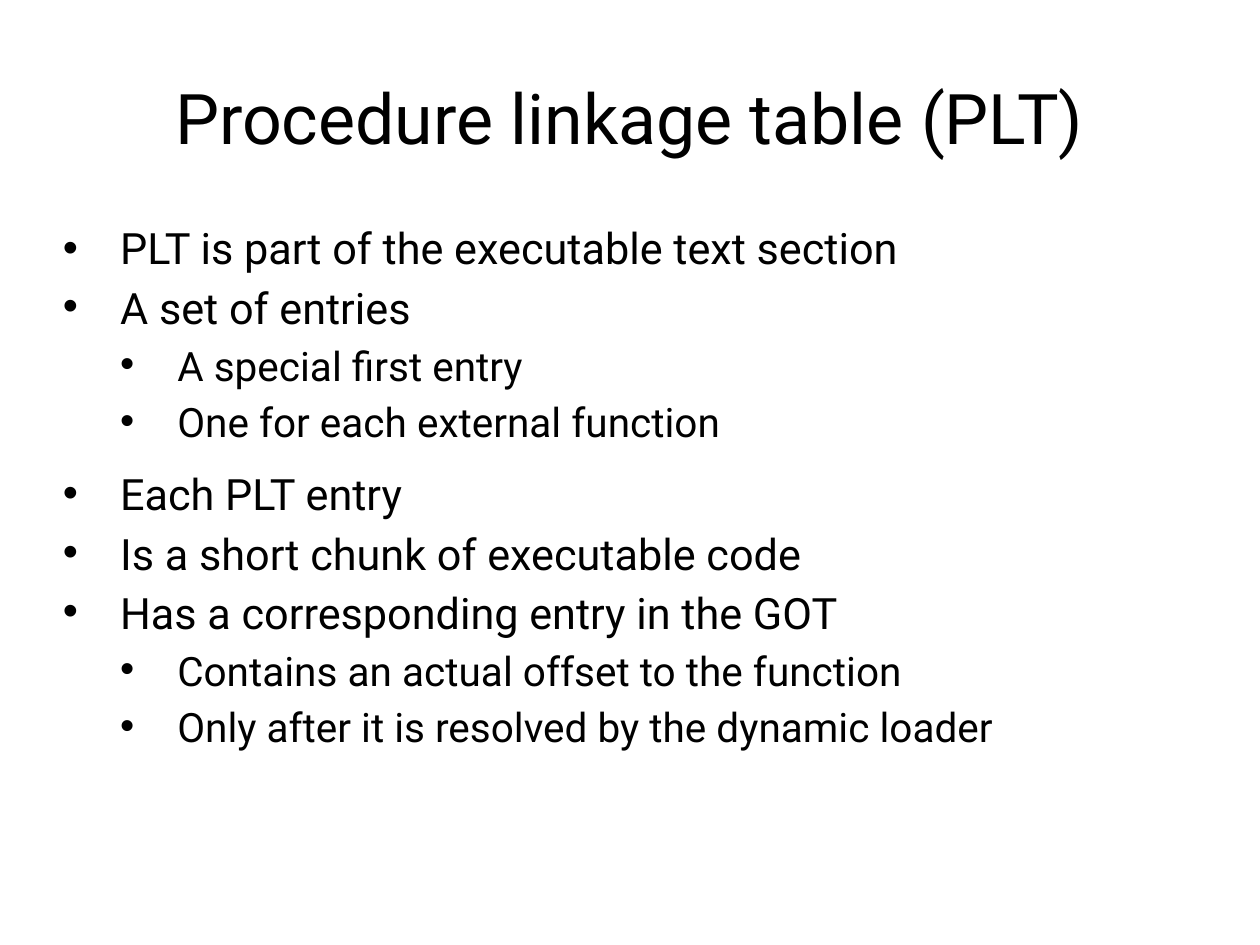
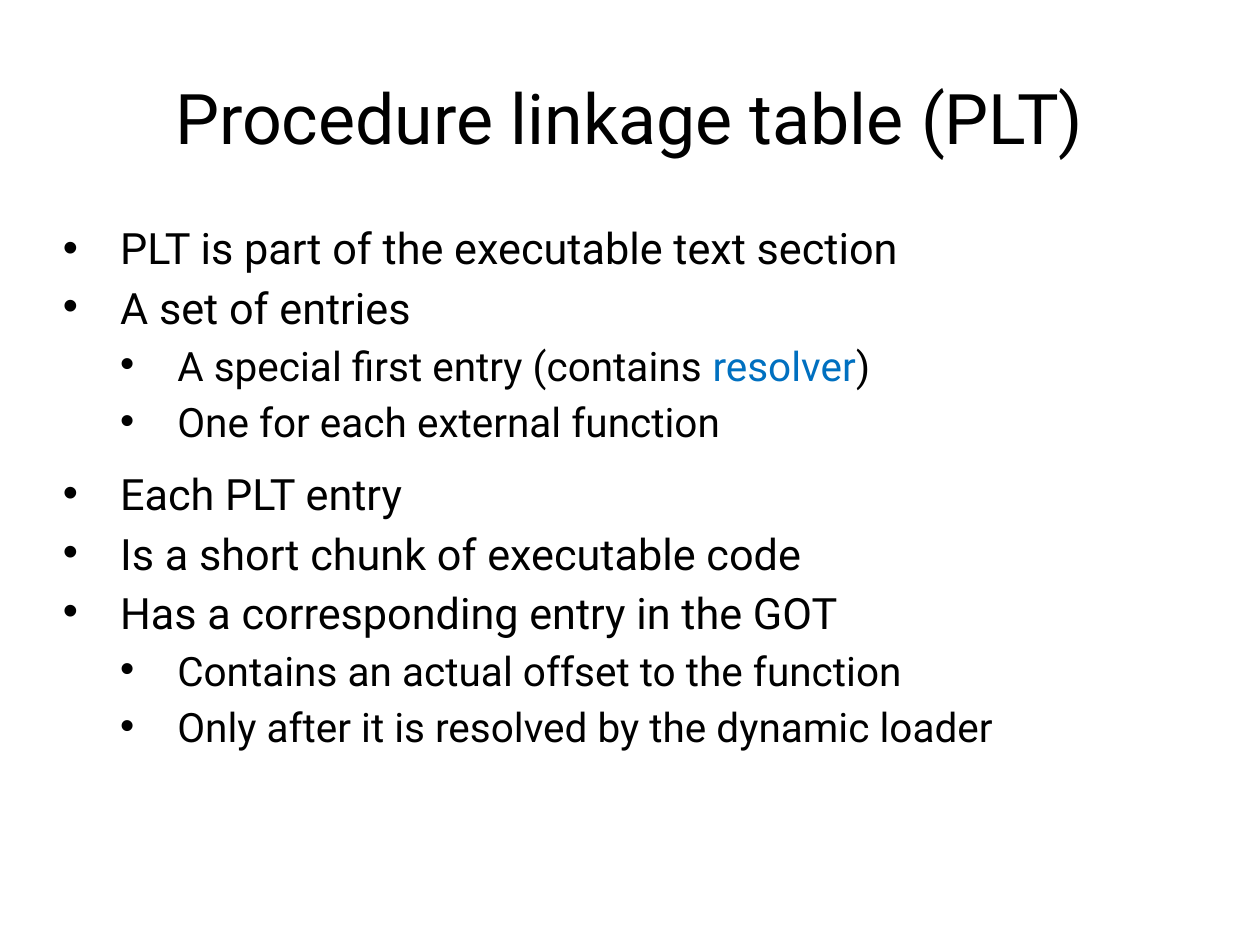
Before and after one commit to mars-research/cs5460, a slide deck: slide 162 of static/lectures/lecture05-linking-and-loading/lecture05-linking-and-loading.pptx (slide 132 before the commit). Drawn at 1260x945 pixels with LibreOffice and Linux fonts; fonts in the diff are those of the drawing. Boxes give left, top, right and bottom in pixels: in the first picture for what was removed or moved away, otherwise in the second. Text is boxed around its words. In the diff, an @@ line names an element or a change of style, - is before the commit and + after.

```diff
--- a/static/lectures/lecture05-linking-and-loading/lecture05-linking-and-loading.pptx
+++ b/static/lectures/lecture05-linking-and-loading/lecture05-linking-and-loading.pptx
@@ text at bbox=[177, 348, 871, 390]: text changed @@
-      • A special first entry
+      • A special first entry (contains resolver)
```
Also in this commit, not shown: 4 other slides changed, 28 slides added, 2 other files.
